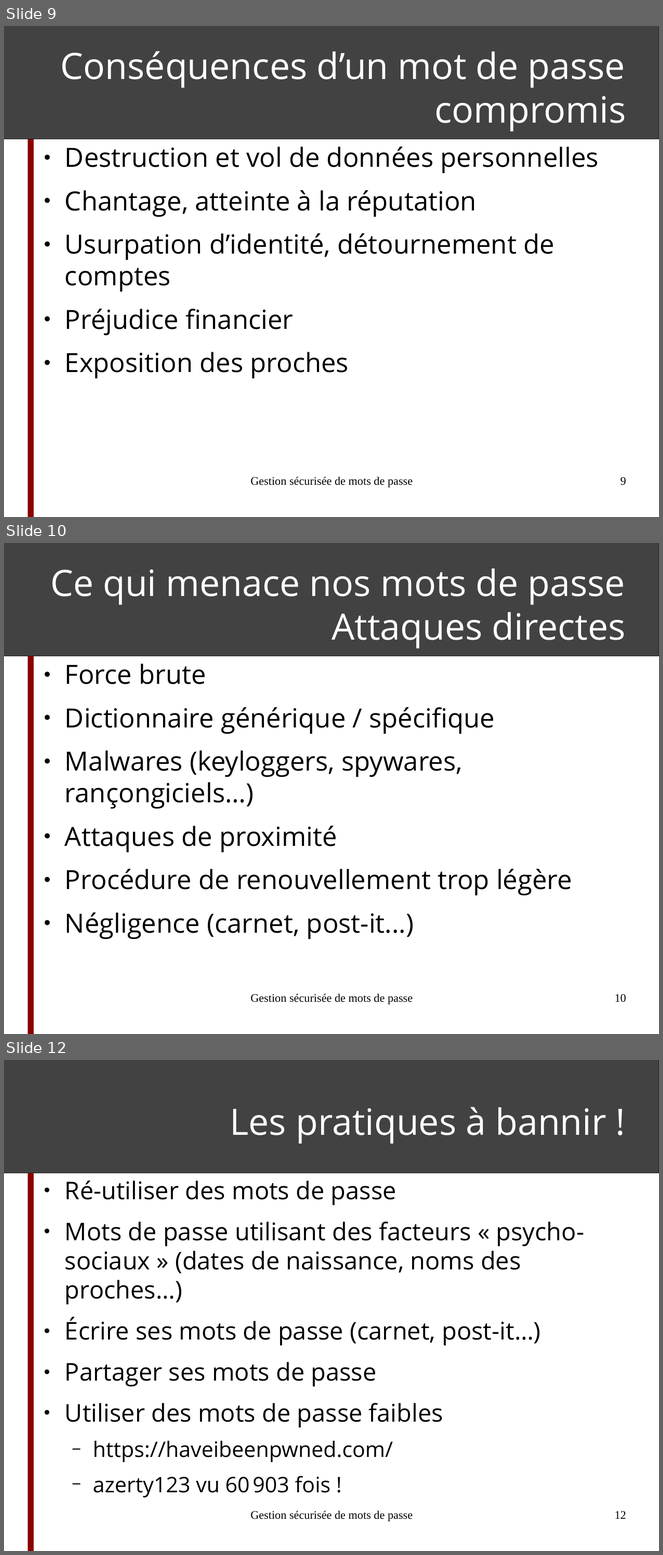
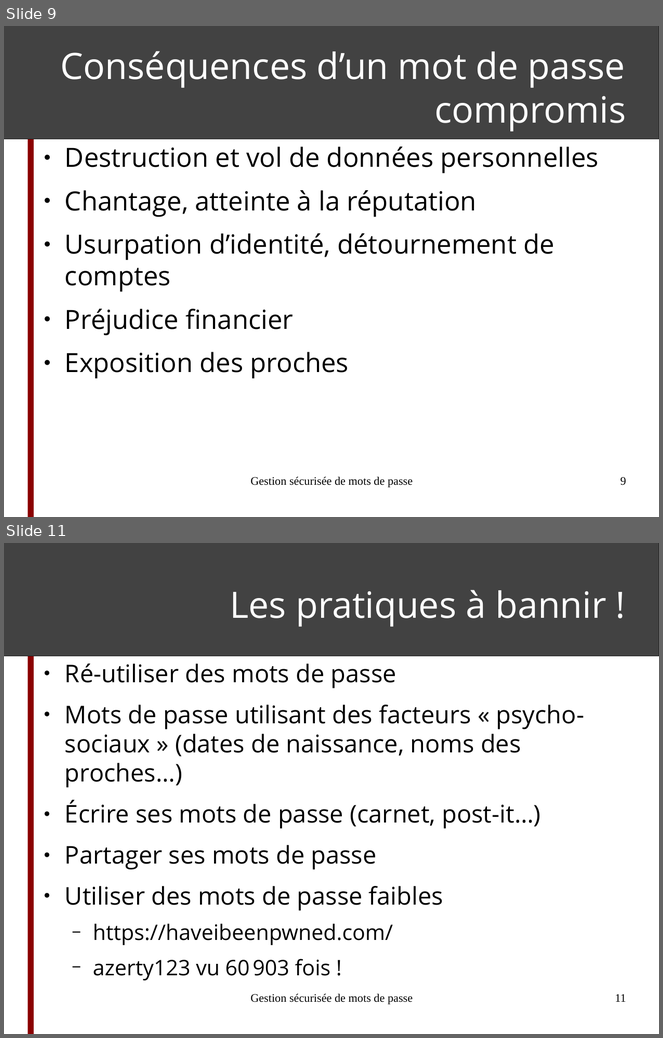
Before and after one commit to ftassy/Voyages-en-Cyberie, a slide deck: module_mots_de_passe/Gestion_securisee_de_mots_de_passe.odp. Shown one above the other, each under a label of ours: slides 9, 10 and 12 before the commit, slides 9 and 11 after it; the slides between them are not shown. The pictures are 663x1555 and 663x1038 pixels, drawn with LibreOffice and Linux fonts; fonts in the diff are those of the drawing. Boxes give left, top, right and bottom in pixels: in the first picture for what was removed or moved away, otherwise in the second. Text is boxed around its words. In the diff, an @@ line names an element or a change of style, - is before the commit and + after.

```diff
--- a/module_mots_de_passe/Gestion_securisee_de_mots_de_passe.odp
+++ b/module_mots_de_passe/Gestion_securisee_de_mots_de_passe.odp
@@ slide 10 removed at (x1=4, y1=543, x2=659, y2=1034), background #FFFFFF; not listed: 2 template elements that a slide beside it also shows @@
@@ title removed at (x1=50, y1=568, x2=626, y2=649) @@
-Ce qui menace nos mots de passe
-Attaques directes
@@ text removed at (x1=65, y1=664, x2=572, y2=940) @@
-● Force brute
-● Dictionnaire générique / spécifique
-● Malwares (keyloggers, spywares, rançongiciels…)
-● Attaques de proximité
-● Procédure de renouvellement trop légère
-● Négligence (carnet, post-it...)
@@ text removed at (x1=250, y1=994, x2=413, y2=1005) @@
-Gestion sécurisée de mots de passe
@@ page number removed at (x1=615, y1=994, x2=626, y2=1003) @@
-10
@@ what was slide 12 is now slide 11 @@
@@ page number at (x1=615, y1=994, x2=626, y2=1002): text changed @@
-12
+11
```
Also in this commit, not shown: 4 slides changed, 5 other files.
